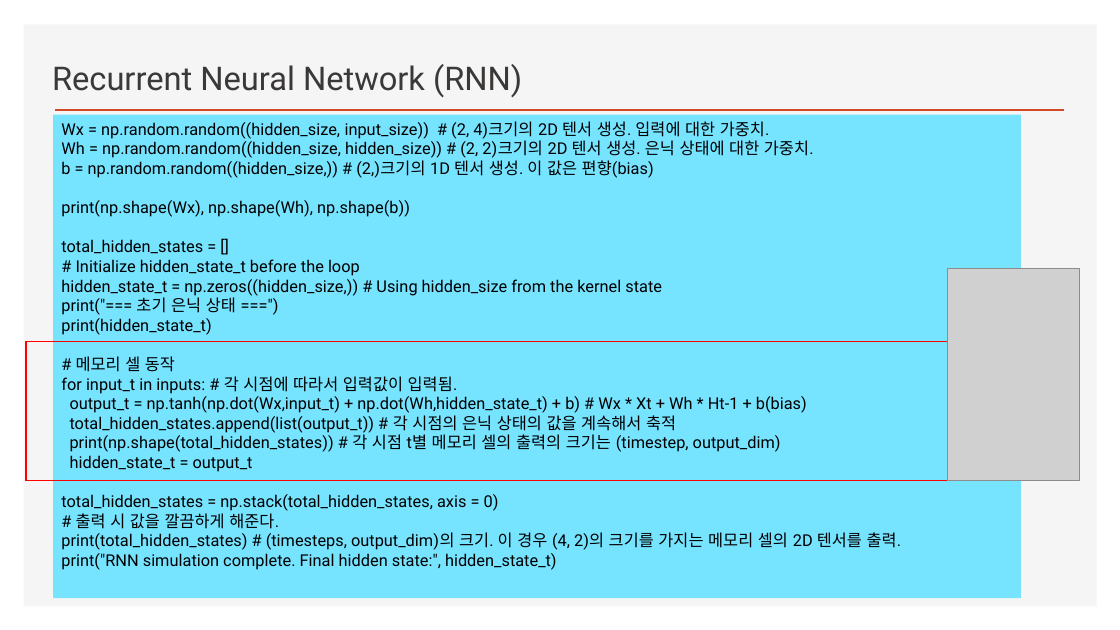
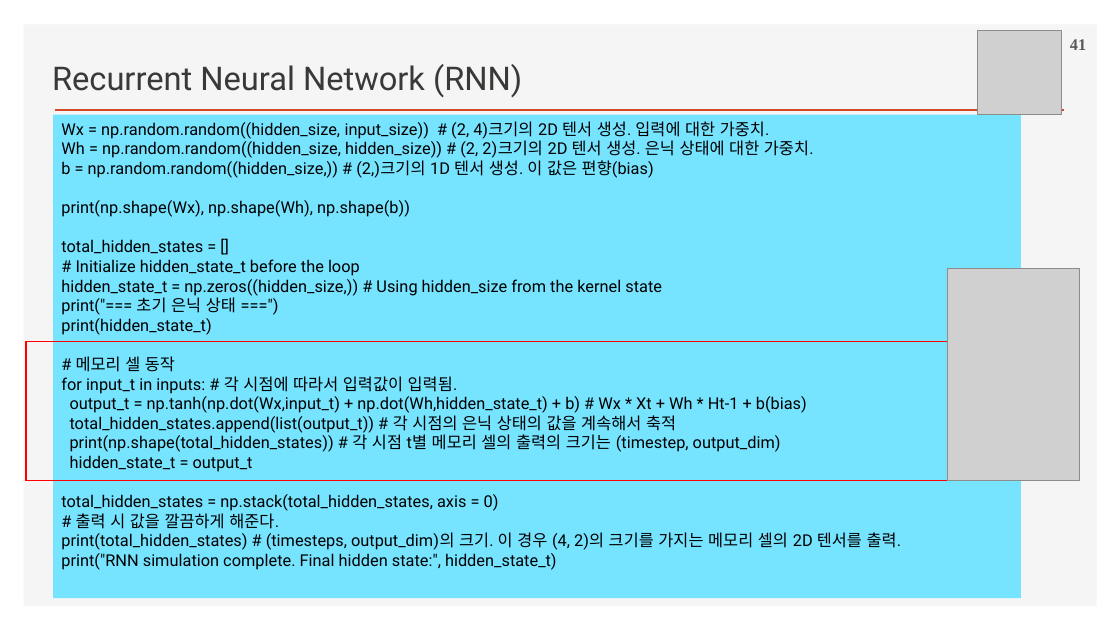
Before and after one commit to ancestor9/2026_Fall_Deep-Learning-with-Python, a slide deck: slide 41 of Chapter 13 Timeseries forecasting.pptx (slide 32 before the commit). Drawn at 1120x630 pixels with LibreOffice and Linux fonts; fonts in the diff are those of the drawing; grey boxes stand for pictures; background and template pictures are left out. Boxes give left, top, right and bottom in pixels: in the first picture for what was removed or moved away, otherwise in the second. Text is boxed around its words. In the diff, an @@ line names an element or a change of style, - is before the commit and + after.

```diff
--- a/Chapter 13 Timeseries forecasting.pptx
+++ b/Chapter 13 Timeseries forecasting.pptx
@@ picture added at (x1=977, y1=31, x2=1061, y2=115) @@
@@ page number added at (x1=1070, y1=39, x2=1086, y2=50), 14 pt, text #595959, bold @@
+41
```
Also in this commit, not shown: 17 other slides changed, 7 slides added.
